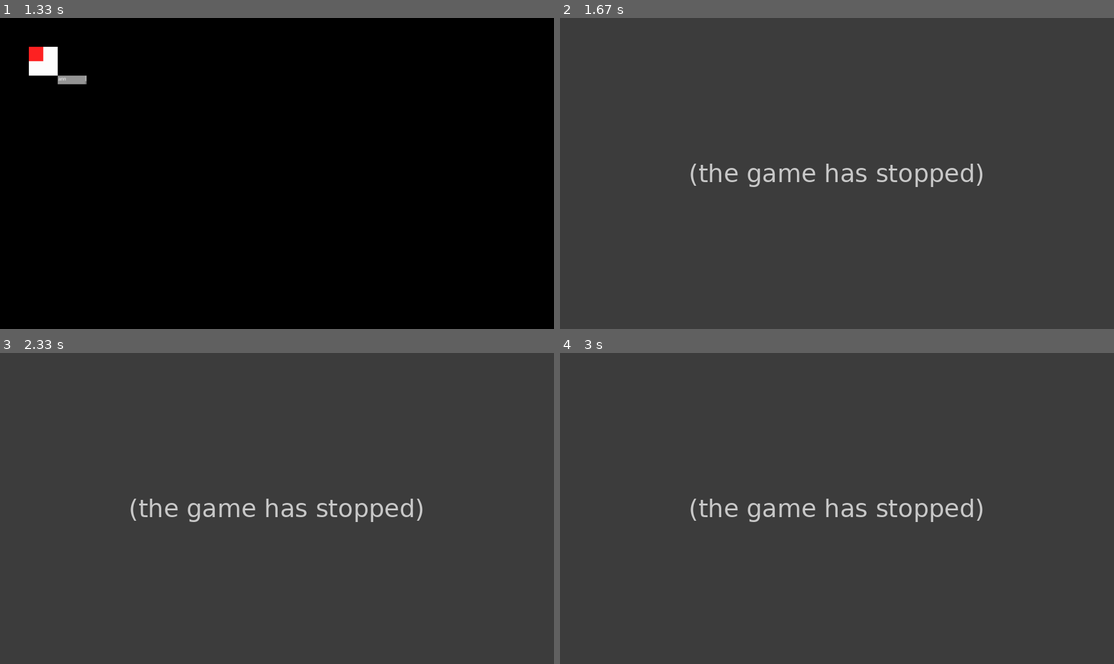
Above: before the commit, frames 1-4 (two rows, left to right).
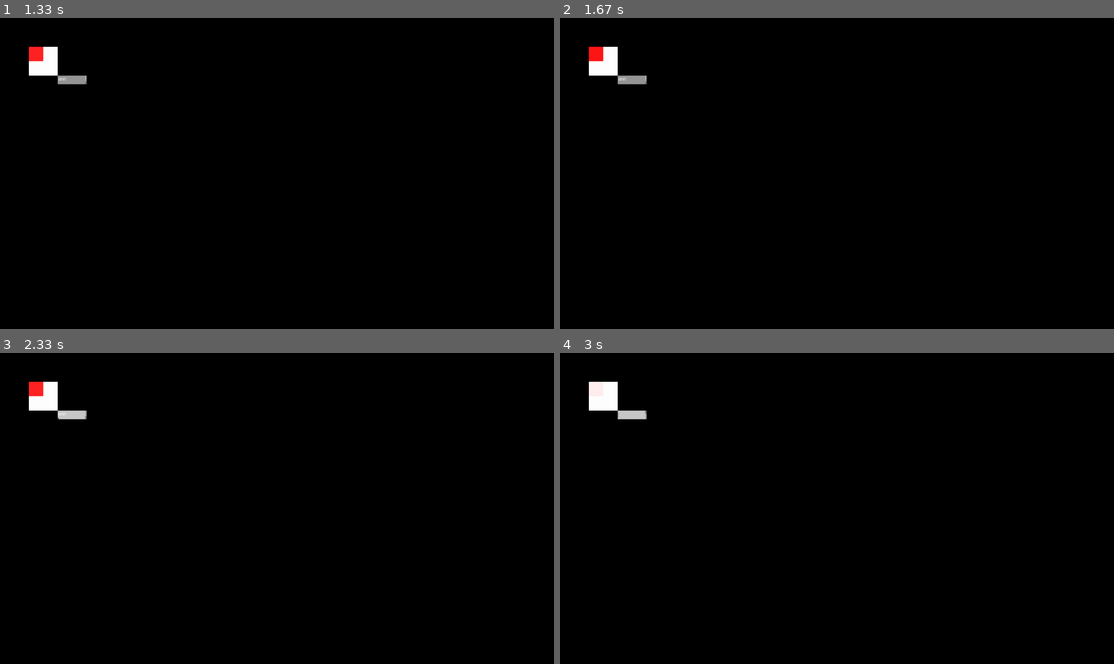
Above: after the commit, the same moments.

Repository: TeddyRoncin/NF06-ProjectManagement
Game: pygame game, started from src/main.py
The game is run twice, just before and just after one commit, with the same random seed, the same clock (stepped at 60 frames per second) and the same inputs.
Inputs (mouse positions are in pixels of both pictures, inside the frame that each line leads up to):
- Up to frame 1 (1.33 s): press the mouse at (72, 80) at 0.37 s; move the mouse to (238, 123) at 0.47 s; release the mouse at (404, 167) at 0.6 s; type "ann" at 0.67 s; tap Enter at 1 s; click (288, 67) at 1.27 s
- Up to frame 2 (1.67 s): right-click (720, 123) at 1.6 s
- Up to frame 3 (2.33 s): press the mouse at (72, 418) at 1.92 s; move the mouse to (166, 520) at 2.02 s; release the mouse at (265, 620) at 2.15 s; press the mouse at (83, 415) at 2.25 s
- Up to frame 4 (3 s): move the mouse to (803, 424) at 2.35 s; release the mouse at (958, 430) at 2.48 s; click (859, 496) at 2.6 s; press the mouse at (643, 415) at 2.92 s

Frame 1 is identical in both runs. In frame 2, 100% of the frame differs, in the area x 0-100%, y 0-100%; in frame 3, 100%; in frame 4, 100%.
Error before the commit: TypeError: Widget.on_right_click() takes 1 positional argument but 2 were given (Widget.py l...; the game stopped at 1.6 s (later frames are placeholders)

Commit message:
Continuing commenting

Diff:
--- a/src/render/animation/Animation.py
+++ b/src/render/animation/Animation.py
@@ -5,6 +5,7 @@
 
     """
     This class represents an animation. An animation is a manager of AnimationEffects.
+
     These are the fields of an Animation :
     - animation_effects : A list containing all the AnimationEffects needed to produce the animation
     - duration : The duration, in seconds, of a complete cycle of the animation.
--- a/src/render/animation/AnimationEffect.py
+++ b/src/render/animation/AnimationEffect.py
@@ -1,6 +1,9 @@
 class AnimationEffect:
 
     """
+    This class is a base class, which means it should not be directly instanced.
+    It contains general utility features and a default definition of the methods.
+
     This represents an effect in an Animation.
     An AnimationEffect can be used to create a specific effect to a Surface.
     It can, for example, change its transparency over time, make it translate, ...
--- a/src/render/animation/AppearEffect.py
+++ b/src/render/animation/AppearEffect.py
@@ -5,6 +5,7 @@
 
     """
     An AnimationEffect that changes the opacity of a surface over time.
+
     These are the fields of an AppearEffect :
     - from_alpha : the minimum alpha value, displayed when field timing_function
                    (see AnimationEffect.timing_function) returns 0
--- a/src/render/screen/HomeScreen.py
+++ b/src/render/screen/HomeScreen.py
@@ -6,8 +6,24 @@
 
 class HomeScreen(Screen):
 
+    """
+    The Screen that is displayed when the user wants to choose what he wants to do.
+    The user can choose a project to launch, create a new project, or quit the application.
+
+    These are the fields of a HomeScreen :
+    - project_list : The ListWidget of all the projects that were loaded
+    """
+
     def __init__(self):
+        """
+        Creates a new HomeScreen
+        """
         self.project_list = ListWidget(pygame.Rect(100, 100, 300, 50), ["Hello", "World", "Hope", "You're", "Fine"])
 
     def get_widgets(self):
+        """
+        Returns the list of widgets we should be displaying on this frame.
+        :return: A generator returning the widgets that should be displayed.
+                 There, the only element in the generator is the widget project_list
+        """
         yield self.project_list
--- a/src/render/screen/Screen.py
+++ b/src/render/screen/Screen.py
@@ -1,6 +1,20 @@
 class Screen:
 
+    """
+    This class is a base class, which means it should not be directly instanced.
+    It contains general utility features and a default definition of the methods.
+
+    Represents a set of components. These components should all be related.
+    Only one screen is rendered at each frame.
+    A screen can, for example, be the HomeScreen when the user launches the application,
+    or the CreateProjectScreen used when the user wants to create a new project.
+    """
+
     def get_widgets(self):
+        """
+        Get the list of widgets to display. It should not vary too much between each call
+        :return: A generator returning all the widgets. The first to be yielded are the first to be rendered
+        """
         yield from ()
 
 
--- a/src/render/widget/Widget.py
+++ b/src/render/widget/Widget.py
@@ -2,29 +2,88 @@
 
 
 class Widget:
+
+    """
+    This class is a base class, which means it should not be directly instanced.
+    It contains general utility features and a default definition of the methods.
+
+    Represents a widget on the Screen. A Widget is an element that should be used to render the Screen.
+    It can for example be a text entry (EntryWidget), a scroll bar (ScrollBarWidget), ...
+    It occupies a certain size at a certain position on the screen. These data are stored in a bounding box
+
+    These are the fields of the class :
+    - bb : The bounding box of the Widget. This doesn't have to be used by the children classes,
+           but it is a tool that the Widget class provides.
+    """
+
     def __init__(self):
+        """
+        Creates a new Widget
+        """
         self.bb = pygame.Rect(0, 0, 0, 0)
 
     def get_bb(self):
+        """
+        Returns the bounding box of the Widget for the frame we are drawing.
+        The implementation in this class returns field bb
+        :return: A pygame.Rect object containing the position and the size of the Widget
+        """
         return self.bb
 
     def get_children(self):
+        """
+        Returns a generator that provides all the children of the Widget.
+        This is useful if the Widget is managing other Widget : for example, a Widget that displays
+        a list of things (ListWidget) needs a ScrollingBarWidget, so the ScrollingBarWidget a child of the ListWidget.
+        The parent Widget is drawn before the children
+        By default, a Widget doesn't have children.
+        :return: A generator containing all children of the class.
+                 The children are drawn in the same order they are provided
+        """
         yield from ()
 
     def draw(self, surface):
+        """
+        Draws the Widget to the Surface. This method is called at each frame. By default, nothing is drawn.
+        :param surface: The Surface to draw the Widget to.
+                        This is actually a subsurface, so modifying it will modify the parent Surface
+        :return: None
+        """
         pass
 
     def get_relative_pos(self, point, bb=None):
+        """
+        Returns the relative position of a point to a bounding box.
+        This is the position of the point in the coordinate system with origin the top-left corner of the bounding box,
+        x going right and y going down (same orientation as the Pygame coordinate systems)
+        :param point: The point to translate into our coordinate system
+        :param bb: The bounding box that permits creating the coordinate system.
+                   By default, it is set to the value of Widget.get_bb()
+        :return: A tuple containing the coordinates of the point in the new coordinate system
+        """
         if not bb:
             bb = self.get_bb()
         return point[0] - bb.left, point[1] - bb.top
 
     def is_in_relative_bb(self, point, bb=None):
+        """
+        Returns whether a point is in a bounding box
+        :param point: The point to check. It should be given as a tuple representing the x and y coordinates in the
+                      coordinate system of the bounding box parameter bb
+        :param bb: The bounding box to check. By default, its value is the value of Widget.get_bb()
+        :return: Whether the point is in the bounding box
+        """
         if not bb:
             bb = self.get_bb()
         return 0 <= point[0] < bb.width and 0 <= point[1] < bb.height
 
     def process_event(self, event):
+        """
+        Processes an event. It is called for each event that occurred at each frame.
+        It dispatches the event through one or multiple of the methods below this one
+        :param event: The raw event that occurred. This should be created by Pygame using the pygame.event module
+        :return: None
+        """
         if event.type == pygame.MOUSEBUTTONDOWN:
             if event.button == pygame.BUTTON_LEFT:
                 pos = self.get_relative_pos(event.pos)
@@ -54,33 +113,128 @@
             self.on_key_press(event)
 
     def on_left_click(self, pos):
+        """
+        This is called when the user presses the left button on the mouse
+
+        It is automatically called by the Widget.process_event(event) method.
+        If a Widget needs to fetch this event, it should overwrite this method.
+        By default, it does nothing
+        :param pos: The position of the click, relative to the bounding box of this Widget
+        :return: None
+        """
         pass
 
     def on_left_click_bb(self, pos):
+        """
+        This is called when the user presses the left button on the mouse
+        and the click happens within the bounding box (returned by Widget.get_bb()) of this Widget
+
+        It is automatically called by the Widget.process_event(event) method.
+        If a Widget needs to fetch this event, it should overwrite this method.
+        By default, it does nothing
+        :param pos: The position of the click, relative to the bounding box of this Widget
+        :return: None
+        """
         pass
 
     def on_left_button_release(self):
+        """
+        This is called when the user releases the left button on the mouse
+
+        It is automatically called by the Widget.process_event(event) method.
+        If a Widget needs to fetch this event, it should overwrite this method.
+        By default, it does nothing
+        :param pos: The position of the click, relative to the bounding box of this Widget
+        :return: None
+        """
+        pass
+
+    def on_right_click(self, pos):
+        """
+        This is called when the user presses the right button on the mouse
+
+        It is automatically called by the Widget.process_event(event) method.
+        If a Widget needs to fetch this event, it should overwrite this method.
+        By default, it does nothing
+        :param pos: The position of the click, relative to the bounding box of this Widget
+        :return: None
+        """
         pass
 
     def on_right_button_release(self):
-        pass
-
-    def on_right_click(self):
+        """
+        This is called when the user releases the right button on the mouse
+
+        It is automatically called by the Widget.process_event(event) method.
+        If a Widget needs to fetch this event, it should overwrite this method.
+        By default, it does nothing
+        :return: None
+        """
         pass
 
     def on_scroll_up(self):
+        """
+        This is called when the user turns the visible part of the wheel of the mouse away from him.
+
+        It is automatically called by the Widget.process_event(event) method.
+        If a Widget needs to fetch this event, it should overwrite this method.
+        By default, it does nothing
+        :return: None
+        """
         pass
 
     def on_scroll_down(self):
+        """
+        This is called when the user turns the visible part of the wheel of the mouse closer to him.
+
+        It is automatically called by the Widget.process_event(event) method.
+        If a Widget needs to fetch this event, it should overwrite this method.
+        By default, it does nothing
+        :return: None
+        """
         pass
 
     def on_mouse_motion(self, pos, motion, buttons):
+        """
+        This is called when the user moves the mouse.
+
+        It is automatically called by the Widget.process_event(event) method.
+        If a Widget needs to fetch this event, it should overwrite this method.
+        By default, it does nothing
+        :param pos: The position of the mouse, relative to the bounding box of this Widget
+        :param motion: The new position of the mouse relative to the last one.
+                       For example, if we moved 1 pixel to the right, then motion is (1,0)
+        :param buttons: An array containing the buttons states. The index of each button is pygame.BUTTON_{button} - 1
+        :return: None
+        """
         pass
 
     def on_mouse_motion_bb(self, pos, motion, buttons):
+        """
+        This is called when the user moves the mouse
+        and the event happens in the bounding box (returned by Widget.get_bb()) of this Widget.
+
+        It is automatically called by the Widget.process_event(event) method.
+        If a Widget needs to fetch this event, it should overwrite this method.
+        By default, it does nothing
+        :param pos: The position of the mouse, relative to the bounding box of this Widget
+        :param motion: The new position of the mouse relative to the last one.
+                       For example, if we moved 1 pixel to the right, then motion is (1,0)
+        :param buttons: An array containing the buttons states. The index of each button is pygame.BUTTON_{button} - 1
+        :return: None
+        """
         pass
 
     def on_key_press(self, event):
+        """
+        This is called when the user presses a key on the keyboard.
+
+        It is automatically called by the Widget.process_event(event) method.
+        If a Widget needs to fetch this event, it should overwrite this method.
+        By default, it does nothing
+        :param event: The raw event given by Pygame
+        :return: None
+        """
         pass
 
 
